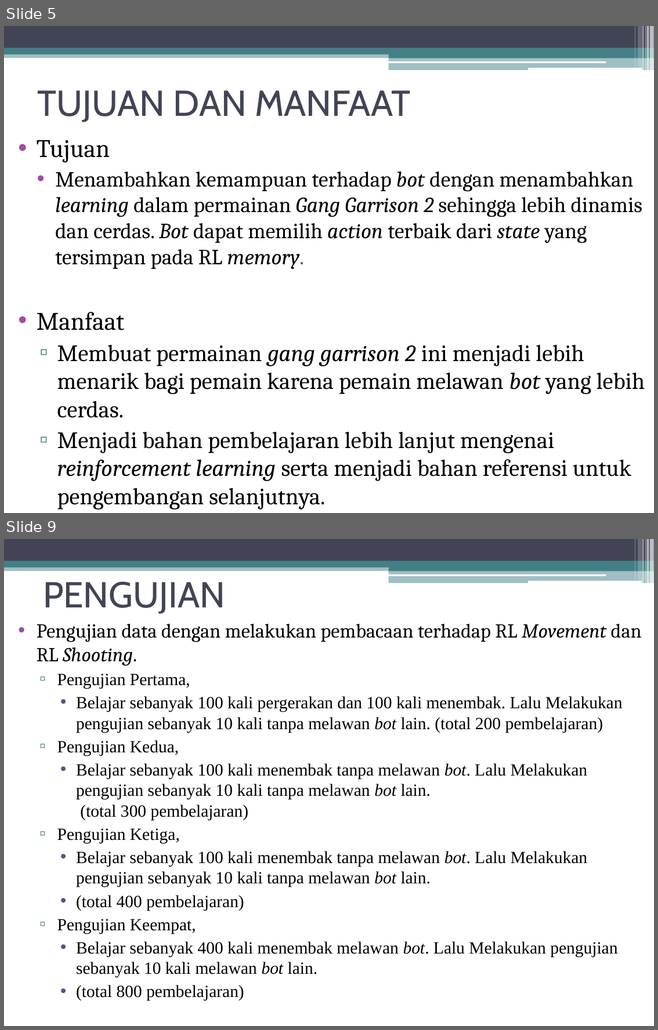
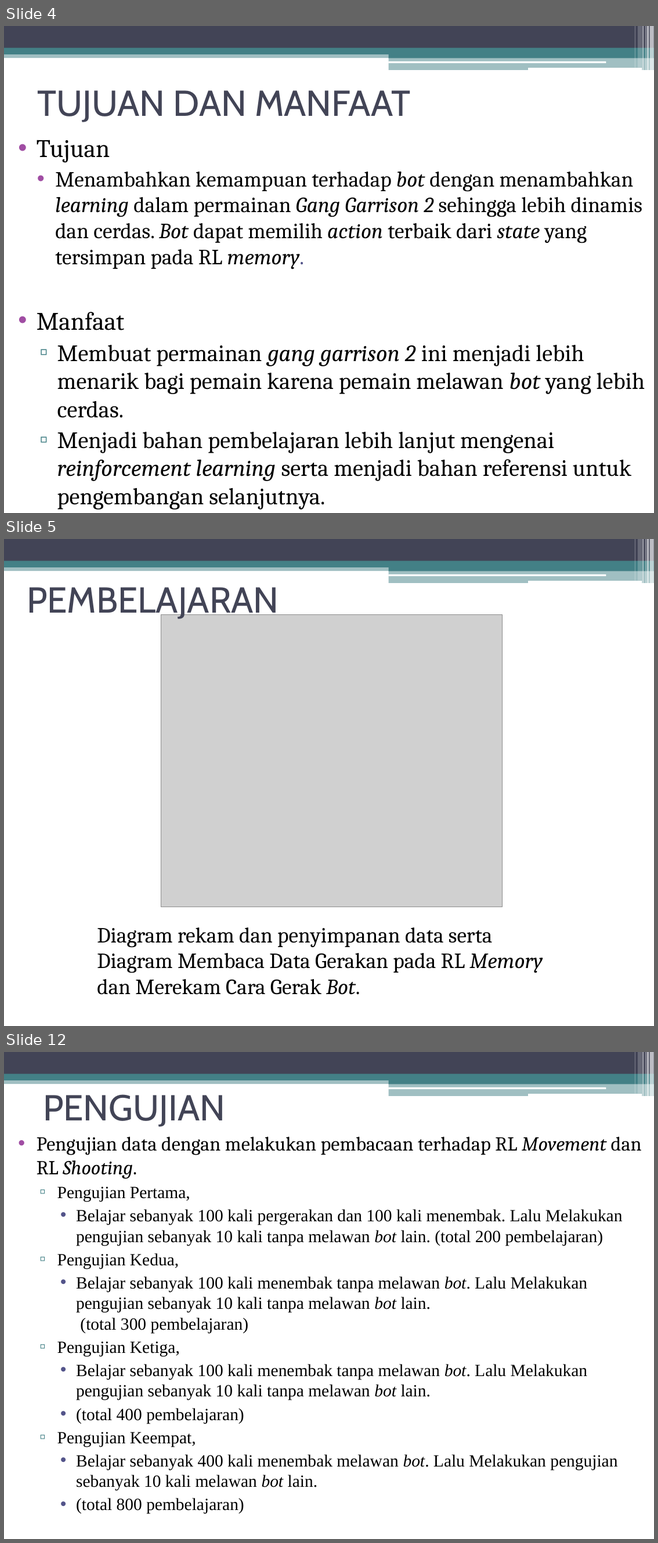
Before and after one commit to dcomputare/Tugas-Akhir, a slide deck: TA bab 1-4/PENGEMBANGAN BOT PADA GAME GANG GARRISON 2 DENGAN.pptx. Shown one above the other, each under a label of ours: slides 5 and 9 before the commit, slides 4, 5 and 12 after it; the slides between them are not shown. The pictures are 658x1030 and 658x1543 pixels, drawn with LibreOffice and Linux fonts; fonts in the diff are those of the drawing; grey boxes stand for pictures. Boxes give left, top, right and bottom in pixels: in the first picture for what was removed or moved away, otherwise in the second. Text is boxed around its words. In the diff, an @@ line names an element or a change of style, - is before the commit and + after.

```diff
--- a/TA bab 1-4/PENGEMBANGAN BOT PADA GAME GANG GARRISON 2 DENGAN.pptx
+++ b/TA bab 1-4/PENGEMBANGAN BOT PADA GAME GANG GARRISON 2 DENGAN.pptx
@@ slide 5 added at <box>4,539,654,1026</box>, background #FFFFFF; not listed: 13 template elements that a slide beside it also shows @@
@@ title added at <box>27,587,279,621</box>, 40 pt, text #424456 @@
+PEMBELAJARAN
@@ picture added at <box>161,615,502,907</box> @@
@@ text added at <box>97,928,542,995</box>, 24 pt, text #000000 @@
+Diagram rekam dan penyimpanan data serta Diagram Membaca Data Gerakan pada RL Memory dan Merekam Cara Gerak Bot.
@@ what was slide 5 is now slide 4 @@
@@ what was slide 9 is now slide 12 @@
```
Also in this commit, not shown: 2 slides changed, 5 other slides added, 6 slides removed.
